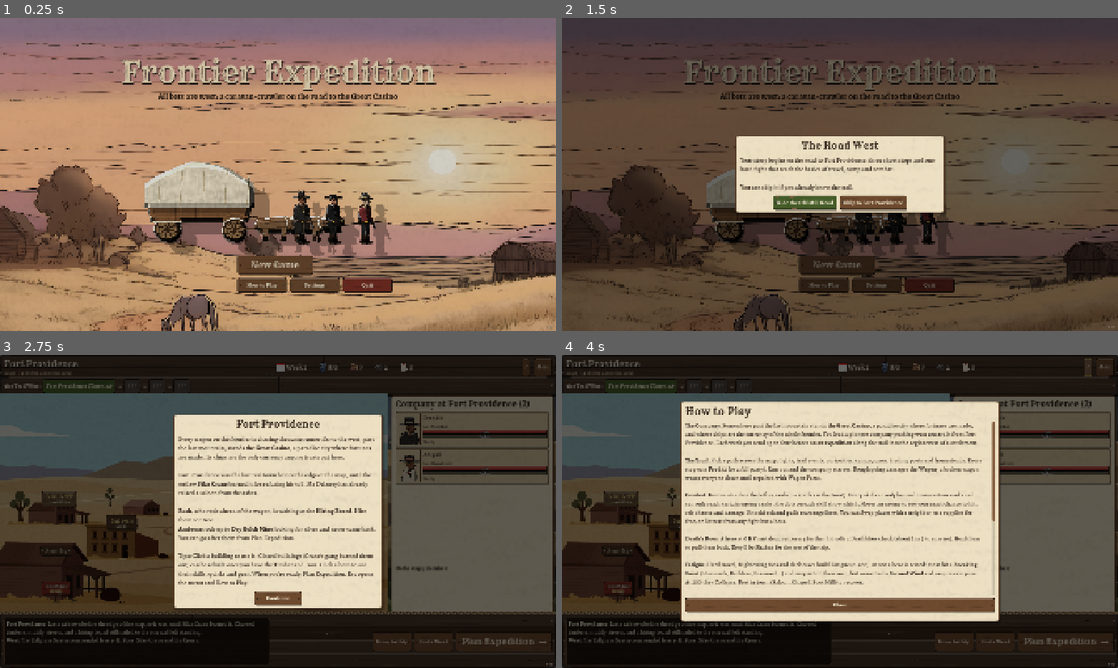
Above: before the commit, frames 1-4 (two rows, left to right).
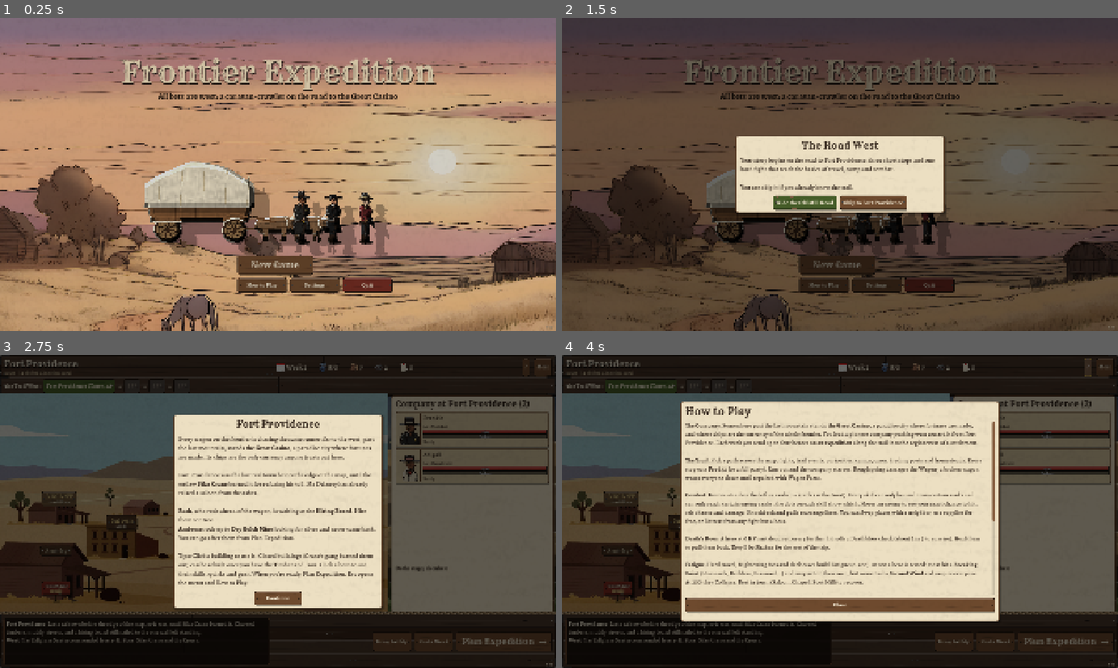
Above: after the commit, the same moments.

Repository: ChadFinancials/frontier-expedition
Game: Godot game, scene res://scenes/main.tscn
The game is run twice, just before and just after one commit, with the same random seed, the same clock (stepped at 60 frames per second) and the same inputs.
Inputs:
- Up to frame 1 (0.25 s): no input
- Up to frame 2 (1.5 s): click "New Game" at 0.5 s; click "New Game" at 1.25 s
- Up to frame 3 (2.75 s): click "Skip to Fort Providence" at 2 s
- Up to frame 4 (4 s): click "Continue" at 2.75 s; click "?" at 3.5 s

The runs differ from the first frame. In frame 1, 0.3% of the frame differs, in the area x 52-71%, y 59-73%; in frame 2, 0.1%; in frame 3, less than 0.1%; in frame 4, nothing differs.

Commit message:
Figures turn three-quarter, Darkest Dungeon style
Owner's request from a DD screenshot: bodies turn toward their facing
side. The chest opens forward (coat opening, buckle and badge shift to
the front), the near arm holds the weapon from the back shoulder across
the body, the far arm sits behind the chest and steadies the weapon
(rifles: out along the barrel; two pistols: one each hand), and the
back leg becomes the near one. At rest weapons are held low and ready.
Applies to every human hero and enemy; Figure.three_quarter = false
restores the side-on build (shot arg side for before/after). The
outfits sheet now includes the Train Hopper.

Co-Authored-By: Claude Opus 5.5 <noreply@anthropic.com>
Claude-Session: https://claude.ai/code/session_01XcbqNLxajTmC7syhCt1stP

Diff:
--- a/scripts/debug/shots.gd
+++ b/scripts/debug/shots.gd
@@ -18,6 +18,9 @@
 		return
 	if args.has("nopaper"):
 		PaperFX.enabled = false
+	# side: the old side-on body build instead of the three-quarter turn (before/after).
+	if args.has("side"):
+		Figure.three_quarter = false
 	if args.has("body"):
 		Figure.default_body = int(args.body)
 	Game.company = Company.new()
@@ -324,7 +327,7 @@
 			var obg := Backdrop.new()
 			obg.setup("tallgrass", "trail", 3)
 			oroot.add_child(obg)
-			var ocls: Array = ["marshal", "mountain_man", "rail_driver", "gunslinger", "wrangler", "gambler", "prospector", "sharpshooter", "frontier_doctor", "preacher"]
+			var ocls: Array = ["marshal", "mountain_man", "rail_driver", "gunslinger", "wrangler", "gambler", "prospector", "sharpshooter", "frontier_doctor", "preacher", "train_hopper"]
 			for ci in ocls.size():
 				var olook: Dictionary = DB.classes[ocls[ci]].look
 				var ol: Array = olook.get("outfits", [{}])
@@ -332,13 +335,13 @@
 					var fo := Figure.new()
 					fo.outfit = oi
 					fo.setup(olook, 5 + ci, 1)
-					fo.position = Vector2(88 + ci * 190, 318 + oi * 352)
+					fo.position = Vector2(80 + ci * 172, 318 + oi * 352)
 					fo.scale *= 1.0
 					oroot.add_child(fo)
 					var lo := UI.lbl(str(ol[oi].get("name", "")), 16, "Bold")
 					lo.add_theme_constant_override("outline_size", 6)
 					lo.add_theme_color_override("font_outline_color", Color(0, 0, 0, 0.9))
-					lo.position = Vector2(10 + ci * 190, 326 + oi * 352)
+					lo.position = Vector2(8 + ci * 172, 326 + oi * 352)
 					oroot.add_child(lo)
 		"body_ab":
 			# The Marshal in every body style (Figure.body_style 0-5), idle on top, aiming
--- a/scripts/visual/figure.gd
+++ b/scripts/visual/figure.gd
@@ -48,6 +48,10 @@
 ## highlights and shadows. 0 is the older look; 1 tailored curves, 2 curves plus costume
 ## detail, 3 jointed paper puppet, 5 painted volume. See docs/ART_PIPELINE.md, shot=body_ab.
 static var default_body := 4
+## Three-quarter view (owner, after Darkest Dungeon): the torso turns toward the facing
+## direction, the chest opens forward, the near (weapon) arm hangs from the back shoulder
+## across the body, and the far arm tucks behind the chest. false: the old side-on build.
+static var three_quarter := true
 var body_style: int = default_body
 ## Face experiment (A/B). 0 is the current button-eyed face. 1 profile, 2 ligne claire,
 ## 3 rugged western, 4 storybook, 5 brim shadow. See shot=faces.
@@ -515,7 +519,9 @@
 			lean = -0.05
 	var pivot := Vector2(0, -10)
 
-	# Hand positions per pose.
+	# Hand positions per pose. "_f" is the near arm (drawn over the body, holds the weapon),
+	# "_b" the far one (drawn behind it).
+	var tq := three_quarter and body_style > 0
 	var shoulder_f := Vector2(w / 2 - 6, sh + 8)
 	var shoulder_b := Vector2(-w / 2 + 8, sh + 8)
 	var hand_f := Vector2(w / 2 + 12, hip + 4)
@@ -524,34 +530,57 @@
 	var weapon: String = look.get("weapon", "none")
 	var long_melee: bool = weapon in ["axe", "hammer", "pickaxe", "big_pickaxe", "club"]
 	var long_gun: bool = weapon in ["rifle", "shotgun", "blowgun"]
+	if tq:
+		# Turned toward the facing side: the near shoulder sits at the back of the silhouette,
+		# the far one at the front edge of the chest.
+		shoulder_f = Vector2(-w / 2 + 7, sh + 10)
+		shoulder_b = Vector2(w / 2 - 6, sh + 9)
+		# At rest the weapon is held forward at the waist, low and ready, the far hand
+		# steadying it (two pistols: one in each hand).
+		hand_f = Vector2(9, hip - 5)
+		weapon_ang = 0.7
+		hand_b = hand_f + Vector2(9, -3) if weapon != "pistols" else Vector2(w / 2 + 9, hip - 2)
 	if long_melee:
-		hand_f = Vector2(w / 2 + 10, hip - 6)
+		hand_f = Vector2(w / 2 + 10, hip - 6) if not tq else Vector2(4, hip - 2)
 		weapon_ang = 1.05
 	if long_gun:
-		hand_f = Vector2(w / 2 + 10, hip - 8)
-		hand_b = Vector2(w / 2 - 14, hip - 18)
 		weapon_ang = -0.45
+		if tq:
+			hand_f = Vector2(2, hip - 6)
+			hand_b = hand_f + Vector2.RIGHT.rotated(weapon_ang) * 30
+		else:
+			hand_f = Vector2(w / 2 + 10, hip - 8)
+			hand_b = Vector2(w / 2 - 14, hip - 18)
+	# The near arm starts further back in three-quarter view, so it reaches further.
+	var reach := 16.0 if tq else 0.0
 	match pose:
 		"aim":
-			hand_f = shoulder_f + Vector2(40, 4)
+			hand_f = shoulder_f + Vector2(40 + reach, 4 - reach * 0.4)
 			weapon_ang = 0.0
 			if long_gun:
-				hand_b = shoulder_f + Vector2(14, 10)
-				hand_f = shoulder_f + Vector2(30, 6)
+				if tq:
+					# Stock at the near shoulder, the far hand out along the barrel.
+					hand_f = shoulder_f + Vector2(36, -2)
+					hand_b = shoulder_f + Vector2(64, -4)
+				else:
+					hand_b = shoulder_f + Vector2(14, 10)
+					hand_f = shoulder_f + Vector2(30, 6)
 			if weapon == "pistols":
-				hand_b = shoulder_b + Vector2(44, 14)
+				hand_b = shoulder_b + Vector2(44, 14) if not tq else shoulder_b + Vector2(34, 2)
 		"windup":
 			# Cocked back behind the head, so the arm doesn't hide the face.
-			hand_f = shoulder_f + Vector2(-26, -40)
+			hand_f = shoulder_f + Vector2(-26 + reach * 0.5, -40 - reach * 0.25)
 			weapon_ang = -2.4 if long_melee else -1.2
 		"strike":
-			hand_f = shoulder_f + Vector2(38, 18)
+			hand_f = shoulder_f + Vector2(38 + reach * 1.2, 18 - reach * 0.4)
 			weapon_ang = 0.5 if long_melee else 0.2
+			if tq:
+				hand_b = shoulder_b + Vector2(-6, 30)
 		"cast":
-			hand_f = shoulder_f + Vector2(38, -32)
+			hand_f = shoulder_f + Vector2(38 + reach, -32 - reach * 0.25)
 			weapon_ang = -1.4
 		"hurt":
-			hand_f = shoulder_f + Vector2(10, 30)
+			hand_f = shoulder_f + Vector2(10 + reach * 0.5, 30)
 			weapon_ang = 1.5
 
 	var parts_start := _shapes.size()
@@ -687,7 +716,7 @@
 		_circle(cp + Vector2(12, -20), 1.6, Color("#d9d2c0"), {"no_edge": true})
 	# Badge on the chest.
 	if extra == "badge":
-		_poly(star_pts(Vector2(w / 2 - 12, sh + 24), 7, 3, 5), col("accent", "#d9b44a"))
+		_poly(star_pts(Vector2(w / 2 - 12, sh + 24) if not (three_quarter and body_style > 0) else Vector2(w / 2 - 4, sh + 22), 7, 3, 5), col("accent", "#d9b44a"))
 	# Front arm and weapon.
 	if body_style > 0:
 		_arm_v(shoulder_f, hand_f, coat.darkened(0.05) if coat_kind != "vest" and coat_kind != "overalls" else shirt, true)
@@ -1392,7 +1421,10 @@
 	if weapon == "pistols":
 		_weapon("pistol", hand_b, 0.0 if pose == "aim" else 1.2, true)
 	# Legs: thigh, knee, ankle.
+	# Side-on, the front leg (x 7) is the near one; turned three-quarter, the back one is.
 	var legs := [[-8.0, pants.darkened(0.16)], [7.0, pants]]
+	if three_quarter:
+		legs = [[7.0, pants.darkened(0.16)], [-8.0, pants]]
 	for L in legs:
 		var x: float = L[0]
 		var lc: Color = L[1]
@@ -1411,17 +1443,20 @@
 				_line([hipj + Vector2(5, 4), ankle + Vector2(4, 0)], 1.2, lc.darkened(0.3), {"no_edge": true})
 		if coat_kind == "chaps" and x > 0:
 			_poly(limb_pts([hipj + Vector2(1, 6), knee + Vector2(2, 0), ankle + Vector2(1, 4)], [9.0, 8.5, 7.5]), coat)
-		_boot_v(x + 1, BOOT if x > 0 else BOOT.darkened(0.2))
+		_boot_v(x + 1, BOOT if (x > 0) != three_quarter else BOOT.darkened(0.2))
 	# Torso: sloped shoulders, chest, a waist.
 	var bulge := 9.0 if build == "heavy" else 0.0
+	# Three-quarter: the chest pushes further forward and everything on the front of the body
+	# (coat opening, buttons, buckle, collar) slides toward the facing side.
+	var fwd := 6.0 if three_quarter else 0.0
 	# Sloped trapezius into round shoulders, a chest that pushes forward, a taper to the waist.
 	var ctrl := [Vector2(-8, sh - 5), Vector2(-w / 2 + 7, sh - 1), Vector2(-w / 2 - 1, sh + 7), Vector2(-w / 2 - 4, sh + 20),
 		Vector2(-w / 2 - 2, sh + 44), Vector2(-w / 2 + 4, hip - 12), Vector2(-w / 2 + 3, hip + 7), Vector2(w / 2 - 3, hip + 7),
-		Vector2(w / 2 - 5 + bulge, hip - 14), Vector2(w / 2 + 3, sh + 38), Vector2(w / 2 + 7, sh + 22), Vector2(w / 2 + 3, sh + 8),
+		Vector2(w / 2 - 5 + bulge, hip - 14), Vector2(w / 2 + 3 + fwd * 0.5, sh + 38), Vector2(w / 2 + 7 + fwd * 0.6, sh + 22), Vector2(w / 2 + 3, sh + 8),
 		Vector2(w / 2 - 6, sh - 1), Vector2(11, sh - 5)]
 	var torso_c := shirt if coat_kind in ["vest", "overalls"] else coat
 	_poly(spline(ctrl, 4), torso_c)
-	var open_x := 5.0
+	var open_x := 5.0 + fwd
 	if long_coat or coat_kind in ["shirt", "buckskin"]:
 		if body_style == 2 and long_coat:
 			# Shirt and vest in the open front of the coat, lapels, buttons, a pocket flap.
@@ -1453,12 +1488,13 @@
 		_poly([Vector2(w / 2 - 22, hip + 5), Vector2(w / 2 - 14, hip + 7), Vector2(w / 2 - 14, hip + 13), Vector2(w / 2 - 22, hip + 11)], Color("#c9a227"))
 	else:
 		_poly([Vector2(-w / 2 + 2, hip + 7), Vector2(w / 2 - 2, hip + 7), Vector2(w / 2 - 1, hip - 1), Vector2(-w / 2 + 1, hip - 1)], Color("#2e2118"))
-		_poly([Vector2(2, hip + 6), Vector2(10, hip + 6), Vector2(10, hip), Vector2(2, hip)], Color("#c9a227"))
+		_poly([Vector2(2 + fwd, hip + 6), Vector2(10 + fwd, hip + 6), Vector2(10 + fwd, hip), Vector2(2 + fwd, hip)], Color("#c9a227"))
 	# Neck and a turned-up collar.
 	_poly(capsule(Vector2(2, sh + 4), Vector2(3, sh - 10), 6.5, 6.0), _skin.darkened(0.1))
 	if long_coat:
-		_poly([Vector2(-12, sh - 6), Vector2(-3, sh + 2), Vector2(-4, sh + 12), Vector2(-14, sh + 6)], coat.darkened(0.1))
-		_poly([Vector2(13, sh - 6), Vector2(6, sh + 2), Vector2(8, sh + 12), Vector2(16, sh + 5)], coat.darkened(0.06))
+		var cx := fwd * 0.5
+		_poly([Vector2(-12 + cx, sh - 6), Vector2(-3 + cx, sh + 2), Vector2(-4 + cx, sh + 12), Vector2(-14 + cx, sh + 6)], coat.darkened(0.1))
+		_poly([Vector2(13 + cx, sh - 6), Vector2(6 + cx, sh + 2), Vector2(8 + cx, sh + 12), Vector2(16 + cx, sh + 5)], coat.darkened(0.06))
 
 
 ## Style 3: jitter each paper piece's outline so its edge reads as torn cardstock.
Not shown, changed: docs/ART_PIPELINE.md
Not shown, changed: docs/PLAYTEST_NOTES.md
